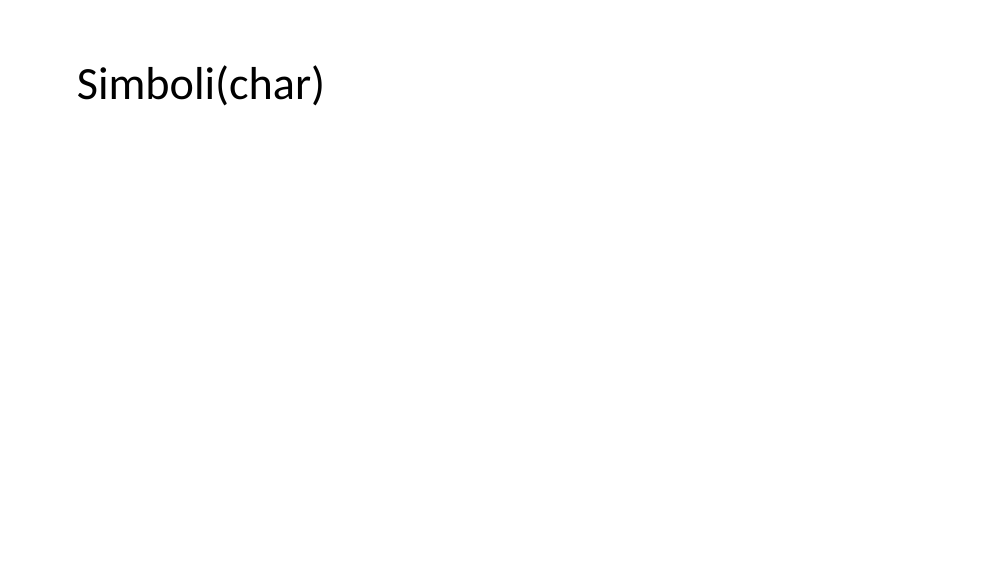
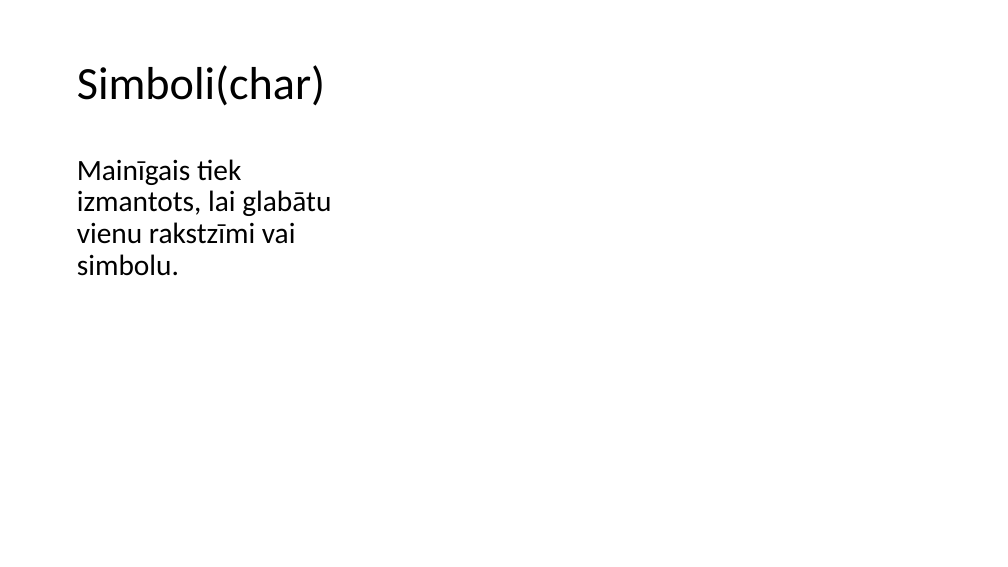
Before and after one commit to TBumerts/Eksamena_Darbs, a slide deck: slide 5 of Bumerts_InformativaisMaterials.pptx. Drawn at 1008x567 pixels with LibreOffice and Linux fonts; fonts in the diff are those of the drawing. Boxes give left, top, right and bottom in pixels: in the first picture for what was removed or moved away, otherwise in the second. Text is boxed around its words. In the diff, an @@ line names an element or a change of style, - is before the commit and + after.

```diff
--- a/Bumerts_InformativaisMaterials.pptx
+++ b/Bumerts_InformativaisMaterials.pptx
@@ text added at [77, 159, 331, 276], 28 pt, text #000000 @@
+Mainīgais tiek izmantots, lai glabātu vienu rakstzīmi vai simbolu.
```
Also in this commit, not shown: 4 other slides changed, 1 slide added, 1 slide removed.
